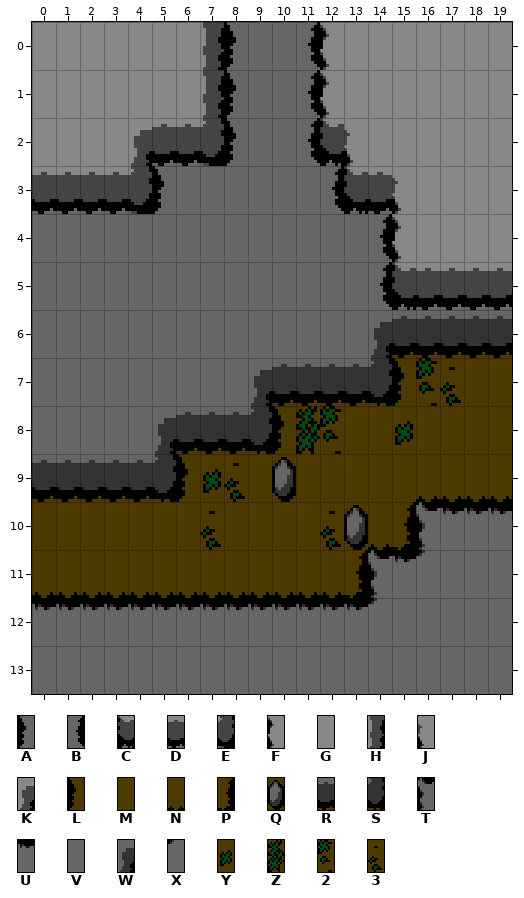
Level history. Tiled map: tiled/hills_room_7.tmx. The picture above is the old version.
Cells are 8x16 px. Shown: x 0..19, y 0..13.
Key: from "hills_high": A 0, B 2, C 3, D 4, E 5, F 9, G 10, H 11, J 12, K 13; from "hills_ledges": L 0, M 1, N 4, P 5, Q 8, R 19, S 20, T 21, U 22, V 25, W 28, X 29; from "hills_veg": Y 0, Z 1, 2 2, 3 3.
_ is an empty cell.
Layer "Tile Layer 1" before, first column x 0:
 0 GGGGGGGHAVVBFGGGGGGG
 1 GGGGGGGHAVVBFGGGGGGG
 2 GGGGKDDEAVVBCJGGGGGG
 3 DDDDEAVVVVVVBCDJGGGG
 4 VVVVVVVVVVVVVVBFGGGG
 5 VVVVVVVVVVVVVVBCDDDD
 6 VVVVVVVVVVVVVVWRRRRR
 7 VVVVVVVVVWRRRRSL23MM
 8 VVVVVWRRRSLZ2MMYMMMM
 9 RRRRRSLY3MQMMMMMNNNN
10 MMMMMMM3MMMM3QNPTUUU
11 NNNNNNNNNNNNNPTUXVVV
12 UUUUUUUUUUUUUUXVVVVV
13 VVVVVVVVVVVVVVVVVVVV
Now the later version:
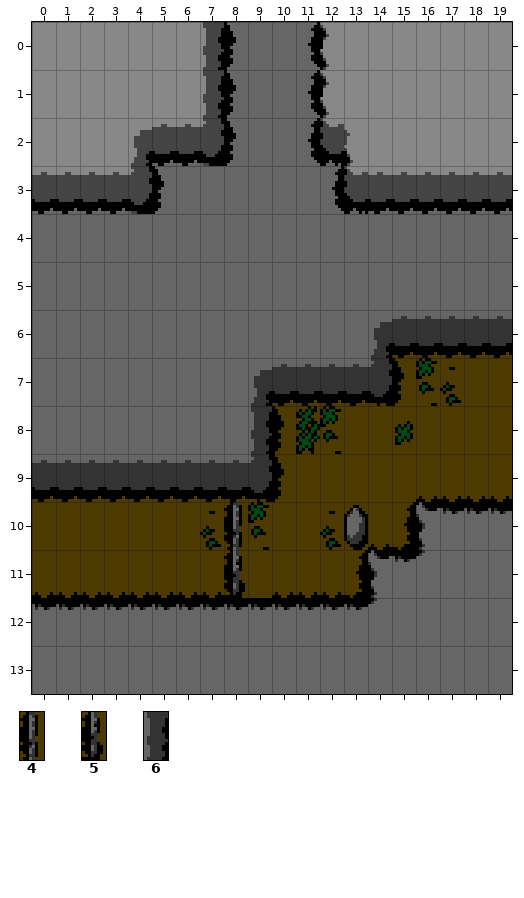
Further tiles: from "hills_ledges": 4 16, 5 17, 6 26.
The edit:
{"where": "layer \"Tile Layer 1\""}
{"y":3,"x":15,"old":"JGGGG","new":"DDDDD"}
{"y":4,"x":14,"old":"BFGGGG","new":"VVVVVV"}
{"y":5,"x":14,"old":"BCDDDD","new":"VVVVVV"}
{"y":8,"x":5,"old":"WRRRS","new":"VVVV6"}
{"y":9,"x":5,"old":"SLY3MQ","new":"RRRRSL"}
{"y":10,"x":8,"old":"MM","new":"42"}
{"y":11,"x":8,"old":"NN","new":"5M"}
